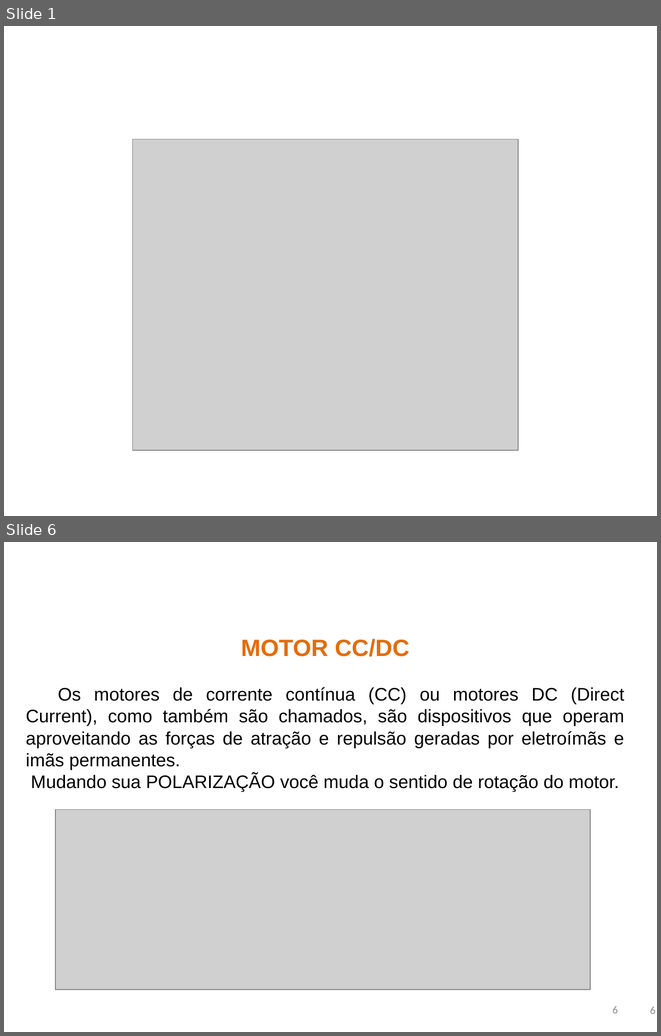
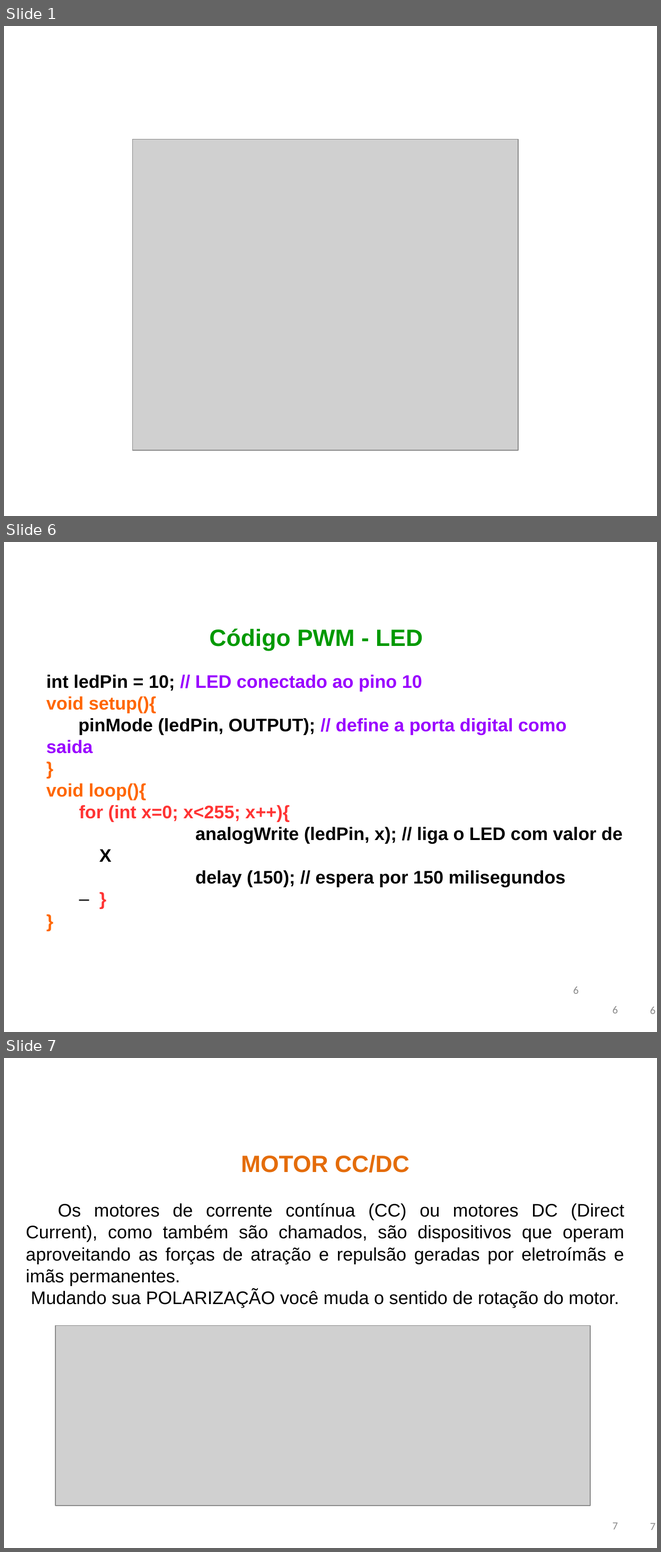
Before and after one commit to rafaelgov95/Robotica, a slide deck: IFMS/AulaIFMS2.ppt. Shown one above the other, each under a label of ours: slides 1 and 6 before the commit, slides 1, 6 and 7 after it; the slides between them are not shown. The pictures are 661x1036 and 661x1552 pixels, drawn with LibreOffice and Linux fonts; fonts in the diff are those of the drawing; grey boxes stand for pictures; background and template pictures are left out. Boxes give left, top, right and bottom in pixels: in the first picture for what was removed or moved away, otherwise in the second. Text is boxed around its words. In the diff, an @@ line names an element or a change of style, - is before the commit and + after.

```diff
--- a/IFMS/AulaIFMS2.ppt
+++ b/IFMS/AulaIFMS2.ppt
@@ slide 6 added at (4,542,657,1032), background picture (left out) @@
@@ text added at (209,628,423,651), 26 pt, text #009900, bold @@
+Código PWM - LED
@@ text added at (46,674,623,887), 20 pt, text #000000, bold @@
+int ledPin = 10; // LED conectado ao pino 10
+void setup(){
+pinMode (ledPin, OUTPUT); // define a porta digital como saida
+}
+void loop(){
+  for (int x=0; x<255; x++){
+analogWrite (ledPin, x); // liga o LED com valor de X
+delay (150); // espera por 150 milisegundos
+  – }
+}
@@ page number added at (573,986,579,994), 12 pt, text #898989 @@
+6
@@ page number added at (612,1006,618,1013), 12 pt, text #898989 @@
+6
@@ page number added at (650,1006,655,1014), 12 pt, text #898989 @@
+6
@@ what was slide 6 is now slide 7 @@
@@ page number at (612,1522,618,1529): text changed @@
-6
+7
@@ page number at (650,1523,655,1530): text changed @@
-6
+7
```
Also in this commit, not shown: 2 slides changed, 2 other files.
